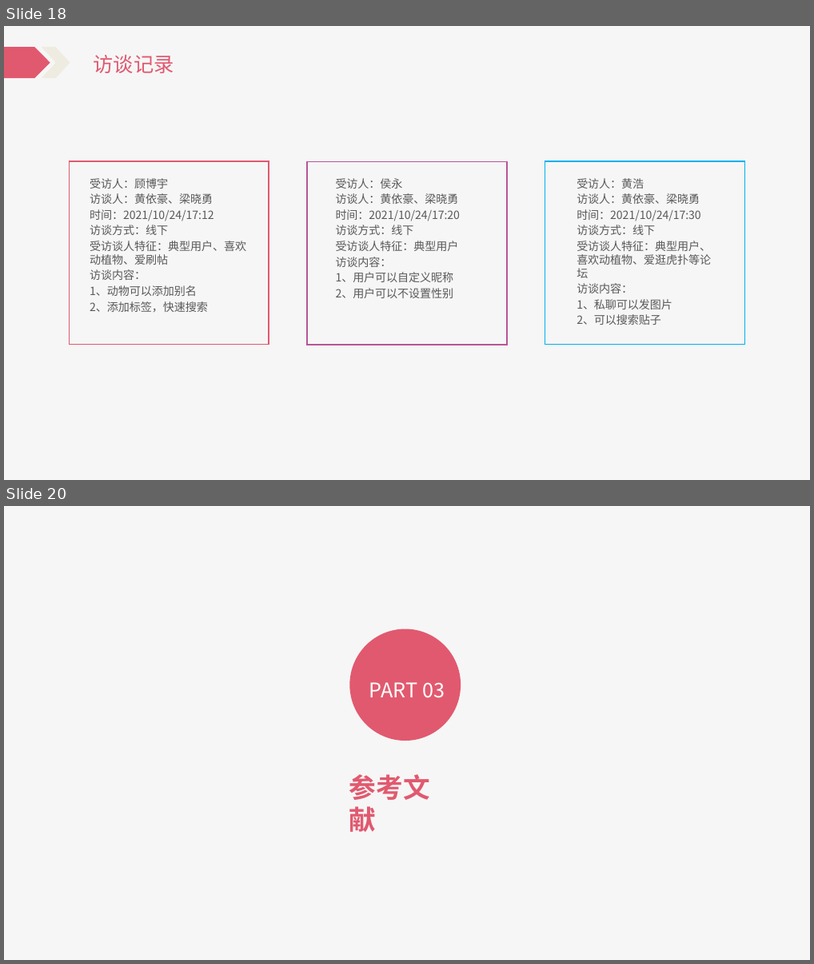
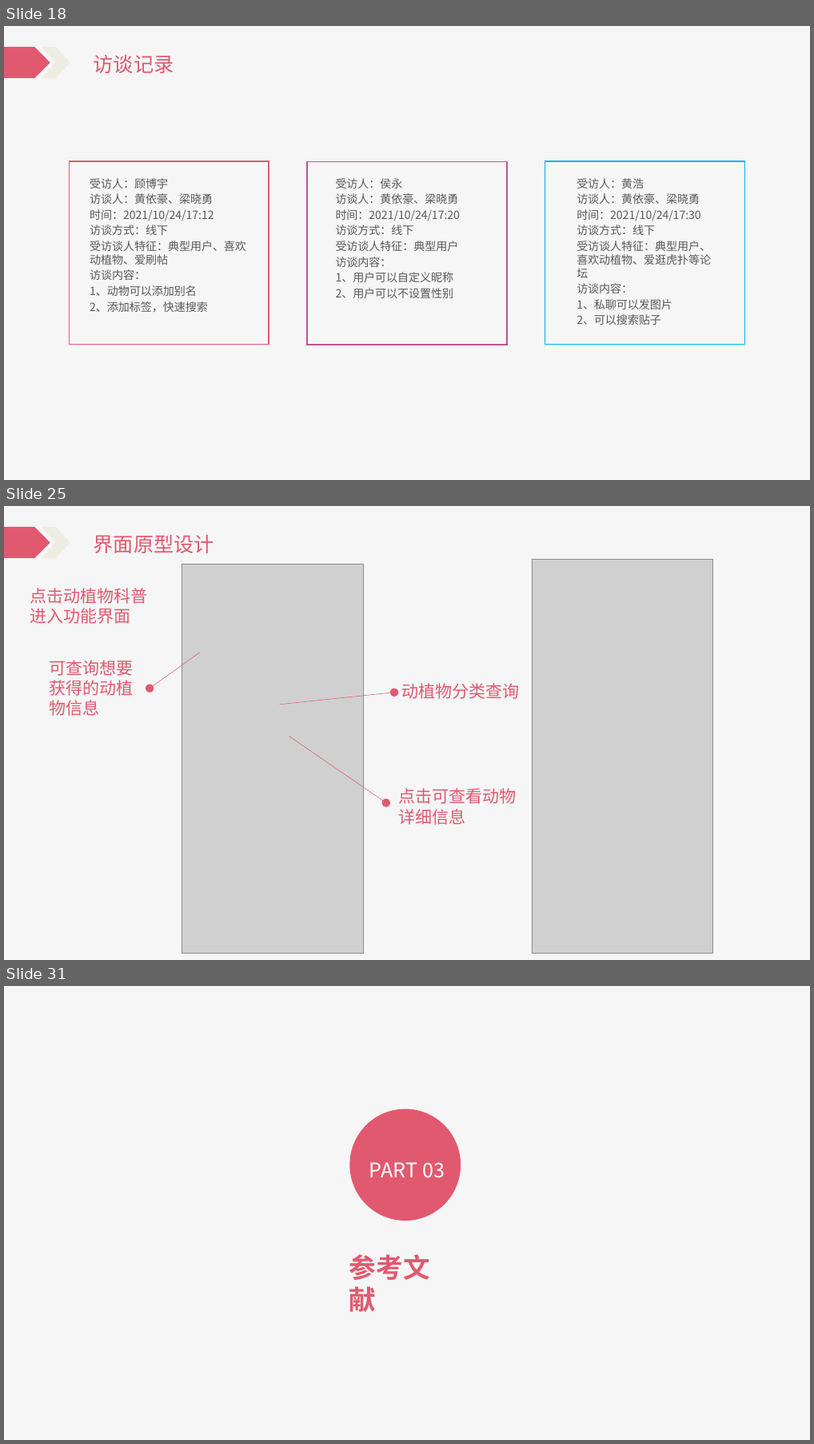
Before and after one commit to Katashixz/ZUCCbiosphere, a slide deck: 软件需求规格说明/SE2021-G005-软件需求说明.pptx. Shown one above the other, each under a label of ours: slides 18 and 20 before the commit, slides 18, 25 and 31 after it; the slides between them are not shown. The pictures are 814x964 and 814x1444 pixels, drawn with LibreOffice and Linux fonts; fonts in the diff are those of the drawing; grey boxes stand for pictures. Boxes give left, top, right and bottom in pixels: in the first picture for what was removed or moved away, otherwise in the second. Text is boxed around its words. In the diff, an @@ line names an element or a change of style, - is before the commit and + after.

```diff
--- a/软件需求规格说明/SE2021-G005-软件需求说明.pptx
+++ b/软件需求规格说明/SE2021-G005-软件需求说明.pptx
@@ slide 25 added at bbox=[4, 506, 810, 960], background #FFFFFF; not listed: 3 template elements that a slide beside it also shows @@
@@ rectangle added at bbox=[82, 524, 178, 556], fill #F6F6F6 @@
@@ text added at bbox=[91, 535, 172, 553], 24 pt, text #E1596F @@
+项目介绍
@@ text added at bbox=[94, 535, 214, 553], 24 pt, text #E1596F @@
+界面原型设计
@@ picture added at bbox=[182, 564, 364, 953] @@
@@ picture added at bbox=[532, 559, 714, 952] @@
@@ text added at bbox=[30, 588, 147, 624], 20 pt, text #E1596F @@
+点击动植物科普
+进入功能界面
@@ text added at bbox=[50, 660, 134, 716], 20 pt, text #E1596F @@
+可查询想要获得的动植物信息
@@ arrow added from (200, 652) to (150, 688), #E1596F 0.5 pt @@
@@ arrow added from (280, 704) to (394, 692), #E1596F 0.5 pt @@
@@ text added at bbox=[402, 683, 519, 699], 20 pt, text #E1596F @@
+动植物分类查询
@@ arrow added from (290, 736) to (386, 803), #E1596F 0.5 pt @@
@@ text added at bbox=[398, 788, 516, 824], 20 pt, text #E1596F @@
+点击可查看动物详细信息
@@ what was slide 20 is now slide 31 @@
```
Also in this commit, not shown: 4 slides changed, 11 other slides added, 1 slide removed, 14 other files.
